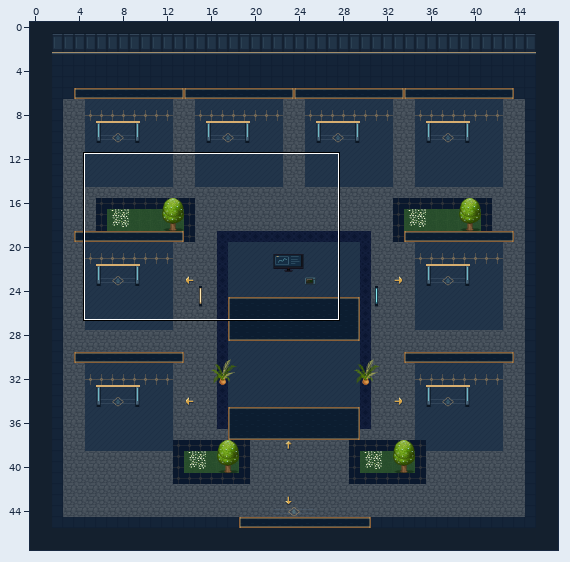
An edit to a level. Tiled map (JSON), maps/campus-exploration.tmj. The first picture is a wide view before the edit; the outline marks the close-up.
Close-up. As it was:
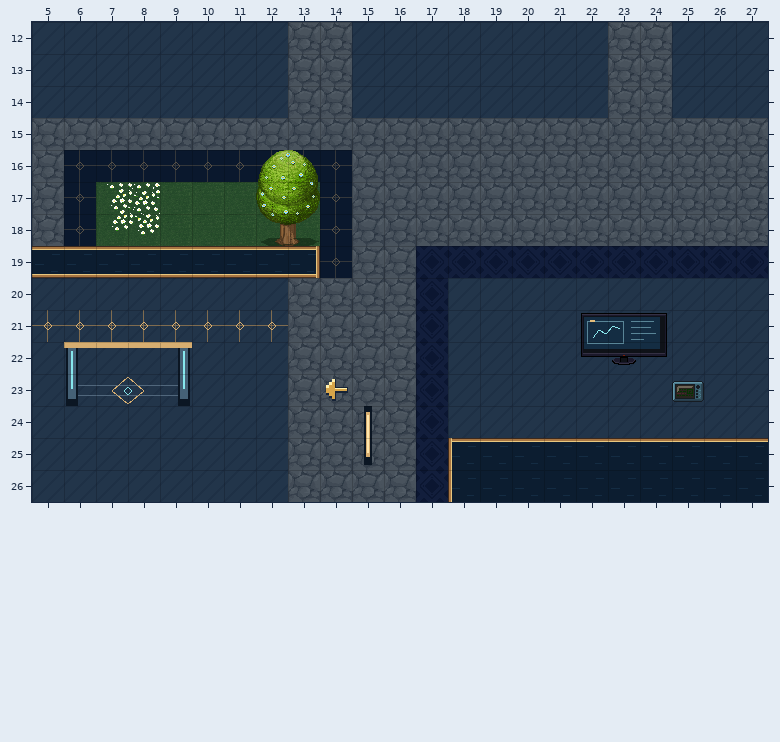
Cells are 32x32 px. Shown: x 5..27, y 12..26. The commit also changed other parts of the map, which this record leaves out.
And afterwards:
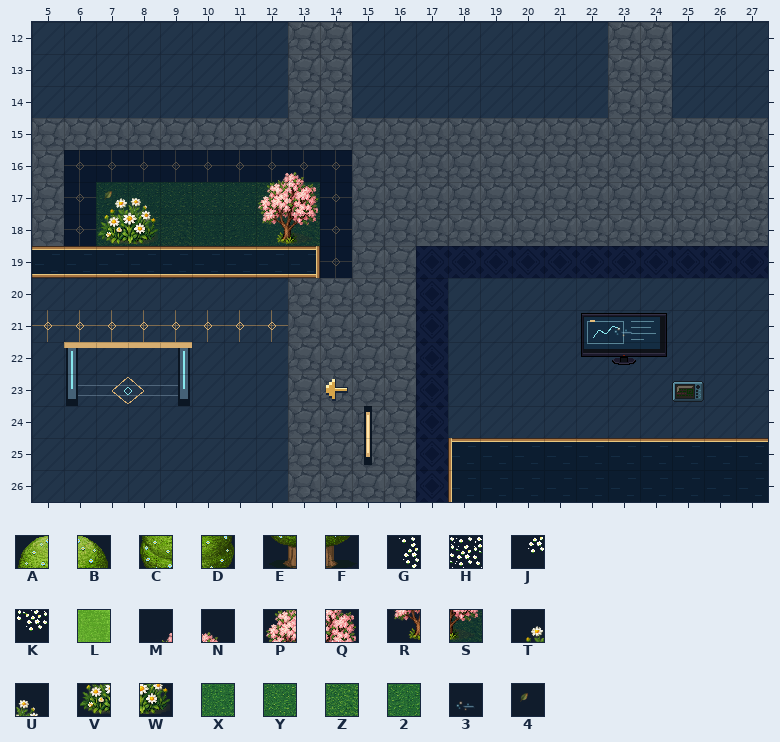
Key: from "art-2": A 12, B 13, C 37, D 38, E 62, F 63, G 528, H 529, J 553, K 554, L 625; from "plaza-garden": M 4, N 5, P 12, Q 13, R 20, S 21, T 32, U 33, V 40, W 41; from "plaza-grass": X 0, Y 1, Z 2, 2 3; from "world-ambient-campus-explorati": 3 6, 4 71.
_ is an empty cell.
Tiles of an added or newly shown layer are drawn over the layers below it.
See-through tiles are keyed as they look on the map.
Message: Publish animated zodiac campus and current guide routes
The exact change:
Layer "terrain":
The author changed tile L to tile 2 in row 17 at x 7 to 8; in row 18 at x 11.
The author changed tile L to tile X in row 17 at x 13; in row 18 at x 10 and 12.
The author changed tile L to tile Y in row 17 at x 9 to 11; in row 18 at x 8.
The author changed tile L to tile Z in row 17 at x 12; in row 18 at x 7, 9 and 13.
Layer "scenery-belowAvatar-1":
Tile R now appears in row 18 at x 12.
Tile S now appears in row 18 at x 13.
The author changed tile G to tile T in row 17 at x 7.
The author changed tile H to tile U in row 17 at x 8.
The author changed tile J to tile V in row 18 at x 7.
The author changed tile K to tile W in row 18 at x 8.
Layer "world-ambient-campus-explorati" (added):
Tile 3 now appears in row 21 at x 23.
Layer "world-ambient-campus-explorati #2" (added):
Tile 4 now appears in row 17 at x 7.
Layer "scenery-aboveAvatar-0":
The author changed tile A to tile M in row 16 at x 12.
The author changed tile B to tile N in row 16 at x 13.
The author changed tile C to tile P in row 17 at x 12.
The author changed tile D to tile Q in row 17 at x 13.
Tile E is removed in row 18 at x 12.
Tile F is removed in row 18 at x 13.
